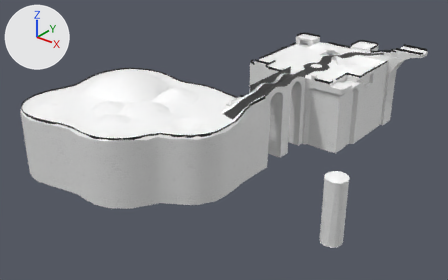
What one commit did to the FBX model Assets/Worlds/Cap/scn_capMain0/Map/Models/level.fbx.
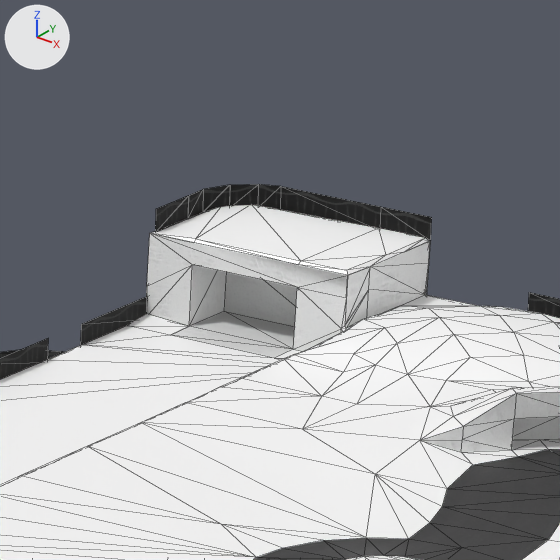
Each version appears first whole from a 50 mm lens placed at (10.46, -41.86, 13.94), pointed at (-13.05, -12.47, -4.27), and next in a close-up on the part from 63% to 74% of the width and 6% to 23% of the height. Lighting does not change. The marker at upper left points along +X, +Y and +Z. The close-ups show mesh edges as thin lines. Where no turn or scale is listed for an object, it has been applied to the vertices. Vertices at the same position are counted once.

Names of what the first close-up shows: 'Floor', 'Plane.002', 'Wall'.
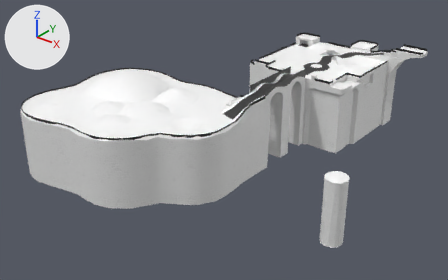
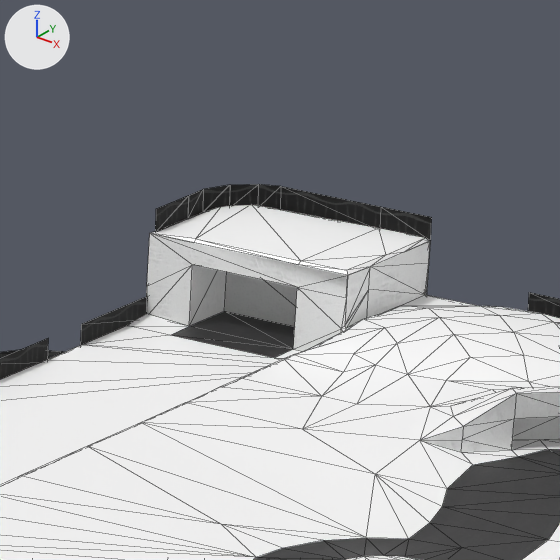
Boxes [x1, y1, x2, y2] around the edits, measured in the close-ups (560 x 560 px):
part 1 of me_mesh_004, deleted: before [171, 311, 295, 358]
part 2 of me_mesh_003, added (black): after [171, 311, 295, 358]

The edits, one by one:
me_mesh_004 is used by ob_wall; location (-14.968, -17.695, -0.402).
Verts and faces of me_mesh_004; kept vertices keep their numbers, new ones are numbered from 680.
Before the commit, vertices of me_mesh_004: 199 (1.3, 16.6, -0.3) at pixel (293, 349), 213 (0.5, 17.0, -0.3) at pixel (224, 311), 340 (0.5, 16.6, -0.3) at pixel (189, 326), 367 (1.3, 17.0, -0.3), 675 (1.3, 16.3, -0.3) at pixel (274, 358).
Before the commit, vertices of me_mesh_004: 676 (0.5, 16.3, -0.3) at pixel (170, 335).
me_mesh_004 had 680 vertices, 851 faces and spanned x -7.6..13.3, y -4.9..19.2, z -5.0..0.9.
me_mesh_004 now has 678 vertices, 847 faces and spans x -7.6..13.3, y -4.9..19.2, z -5.0..0.9.
Part 1, on me_mesh_004:
Vertices deleted: 675, 676 (with the faces that use them).
Faces deleted: (199, 213, 340), (199, 367, 213).
me_mesh_003 is used by ob_floor; location (-14.968, -17.695, -0.402).
Verts and faces of me_mesh_003; kept vertices keep their numbers, new ones are numbered from 1322.
me_mesh_003 had 1322 vertices, 2093 faces and spanned x -7.6..13.3, y -4.9..19.2, z -5.0..0.9.
me_mesh_003 now has 1328 vertices, 2097 faces and spans x -7.6..13.3, y -4.9..19.2, z -5.0..0.9.
Part 2, on me_mesh_003:
New vertex 1322 is at (0.5, 16.3, -0.3), pixel (170, 335).
New vertex 1323 is at (0.5, 17.0, -0.3), pixel (224, 311).
New vertex 1324 is at (0.5, 16.6, -0.3), pixel (189, 326).
New vertices 1325, 1326, 1327 stand at vertices 1322, 1323, 1324, in that order, plus (0.8, 0.0, 0.0).
New faces: (1322, 1325, 1327), (1323, 1324, 1327), (1322, 1327, 1324), (1323, 1327, 1326) (mat_road_001 (picture img_feltstripehair00_alb_png)).
